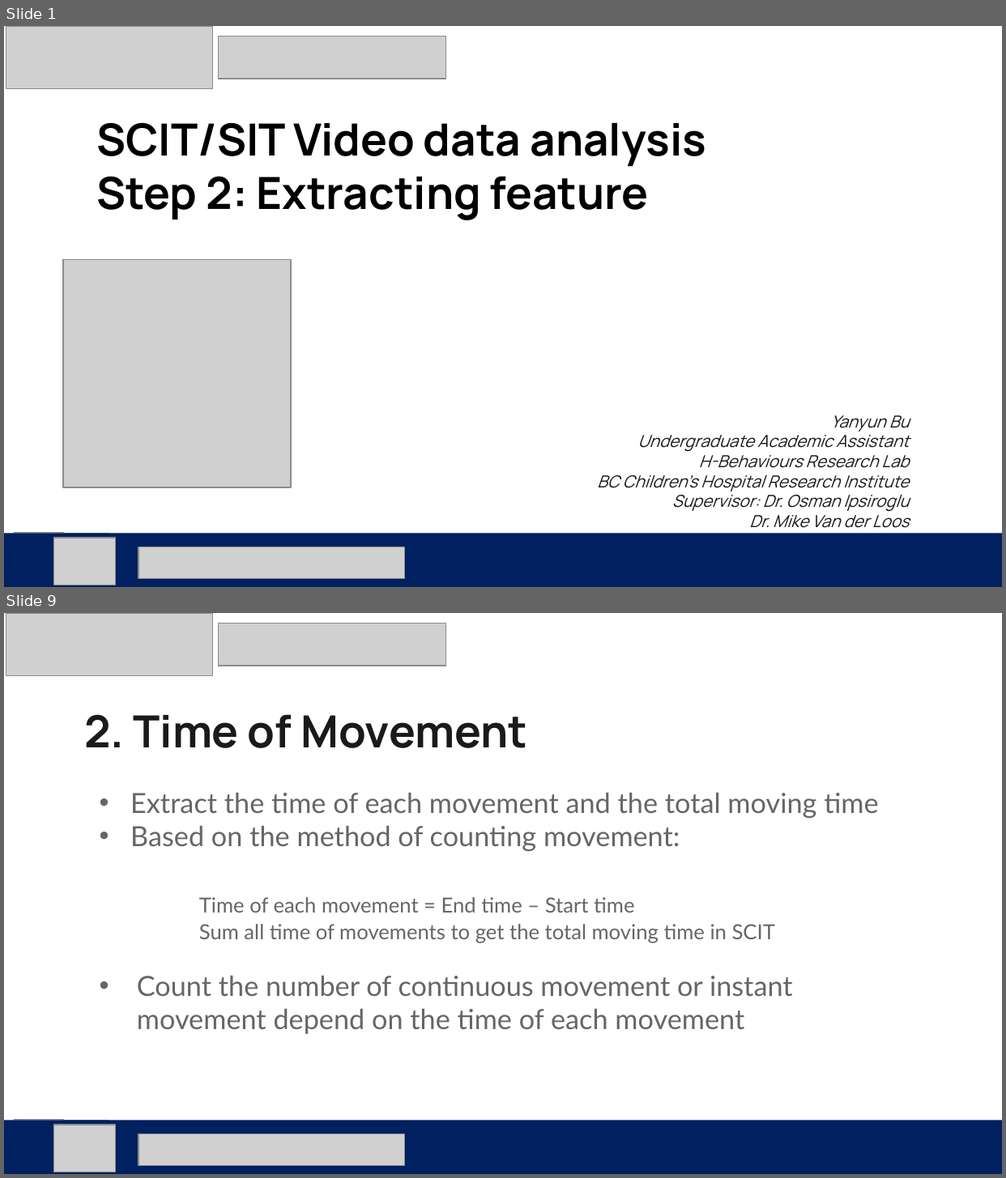
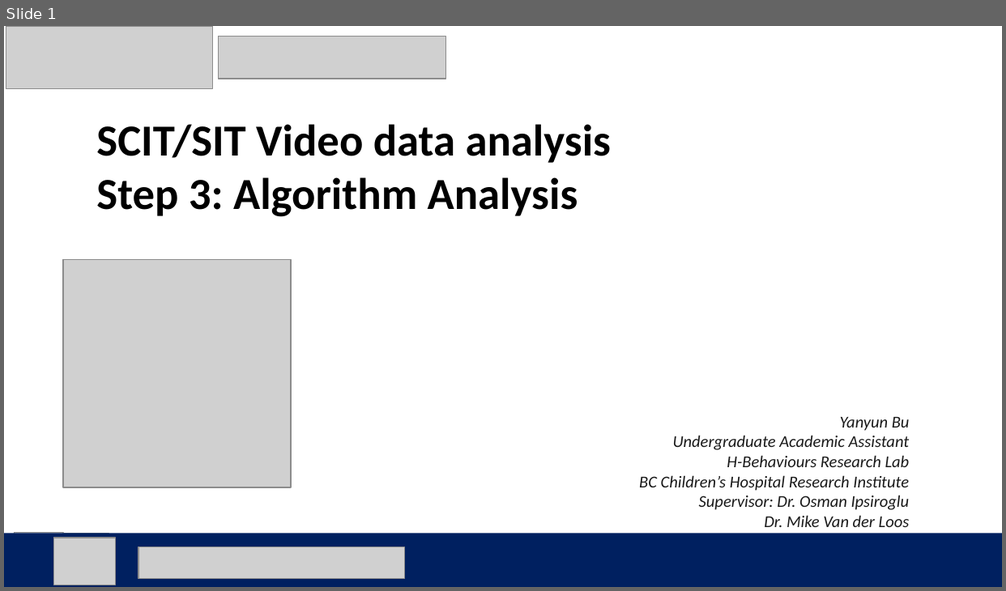
Before and after one commit to buyanyun/video-analysis-testing, a slide deck: step3_analysis.pptx. Shown one above the other, each under a label of ours: slides 1 and 9 before the commit, slide 1 after it; the slides between them are not shown. The pictures are 1006x1178 and 1006x591 pixels, drawn with LibreOffice and Linux fonts; fonts in the diff are those of the drawing; grey boxes stand for pictures. Boxes give left, top, right and bottom in pixels: in the first picture for what was removed or moved away, otherwise in the second. Text is boxed around its words. In the diff, an @@ line names an element or a change of style, - is before the commit and + after.

Commit message:
update ppt and figure

```diff
--- a/step3_analysis.pptx
+++ b/step3_analysis.pptx
@@ slide 9 removed at (4,613,1002,1174), background #FFFFFF @@
@@ picture removed at (6,613,212,676) @@
@@ picture removed at (219,623,446,666) @@
@@ text removed at (84,714,527,748) @@
-2. Time of Movement
@@ text removed at (130,793,878,1034) @@
-• Extract the time of each movement and the total moving time
-• Based on the method of counting movement:
-    Time of each movement = End time – Start time
-    Sum all time of movements to get the total moving time in SCIT
-    • Count the number of continuous movement or instant movement depend on the time of each movement
@@ rectangle removed at (4,1120,1002,1174) @@
@@ picture removed at (14,1120,63,1169) @@
@@ picture removed at (46,1120,108,1174) @@
@@ picture removed at (54,1125,116,1172) @@
@@ picture removed at (138,1135,405,1166) @@
@@ slide 1 changed as well @@
@@ text at (96,124,910,527): font Manrope to Calibri in "SCIT/SIT Video data analysis", "Yanyun Bu", "Undergraduate Academic Assistant", "H-Behaviours Research Lab" and 3 more places @@
@@ text at (96,177,578,217): text changed; font Manrope to Calibri @@
-Step 2: Extracting feature
+Step 3: Algorithm Analysis
```
Also in this commit, not shown: 5 other slides changed, 8 slides added, 13 other slides removed, 2 other files.
